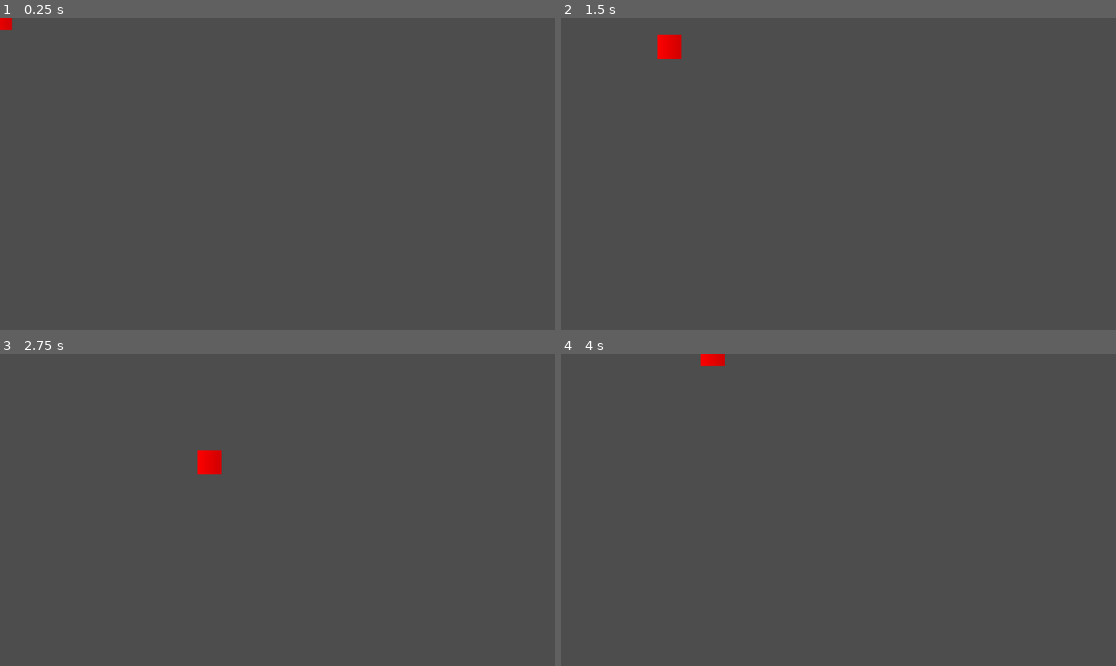
Above: before the commit, frames 1-4 (two rows, left to right).
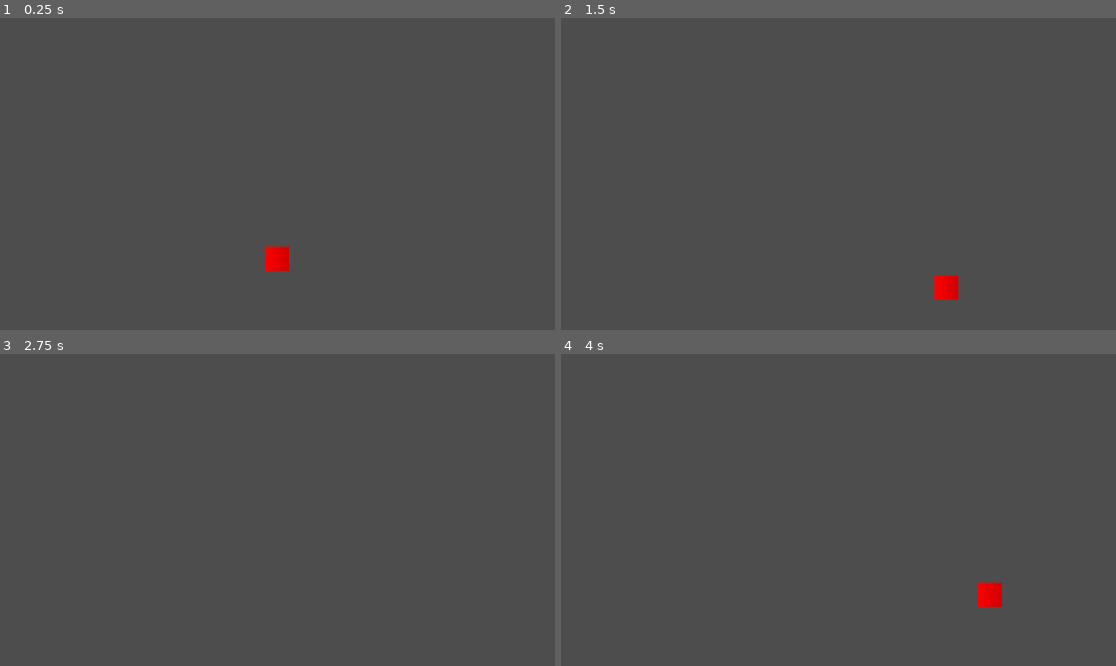
Above: after the commit, the same moments.

Repository: real-chicken-master/GDD112TempName
Game: Godot game, scene res://lobby/main_lobby.tscn
Same seed, same stepped clock (60 frames per second), same inputs: the game is played once before the commit and once after it.
Inputs:
- Up to frame 1 (0.25 s): no input
- Up to frame 2 (1.5 s): tap Enter at 0.5 s; hold D 0.53-1.28 s; hold S from 1.28 s (still down)
- Up to frame 3 (2.75 s): release S at 2.03 s; hold D from 2.03 s (still down)
- Up to frame 4 (4 s): release D at 2.78 s; hold W 2.78-3.53 s; hold A from 3.53 s (still down)

The runs differ from the first frame. In frame 1, 0.4% of the frame differs, in the area x 0-53%, y 0-82%; in frame 2, 0.7%, in the area x 17-72%, y 5-91%; in frame 3, 0.3%; in frame 4, 0.5%.

Commit message:
Updating locations in the main lobby  before adding asset textures

Diff:
--- a/lobby/main_lobby.tscn
+++ b/lobby/main_lobby.tscn
@@ -10,14 +10,15 @@
 [node name="Minigame Start" type="Node2D" parent="."]
 
 [node name="Minigame 1" parent="Minigame Start" instance=ExtResource("1_x04k7")]
-position = Vector2(236, 237)
+position = Vector2(250, 250)
 
 [node name="Minigame 2" parent="Minigame Start" instance=ExtResource("2_d72ml")]
-position = Vector2(585, 73)
+position = Vector2(575, 75)
 
 [node name="Minigame 3" parent="Minigame Start" instance=ExtResource("3_ufeh7")]
-position = Vector2(921, 232)
+position = Vector2(900, 250)
 
 [node name="players" type="Node2D" parent="."]
 
 [node name="player1" parent="." instance=ExtResource("4_y57fi")]
+position = Vector2(575, 500)
